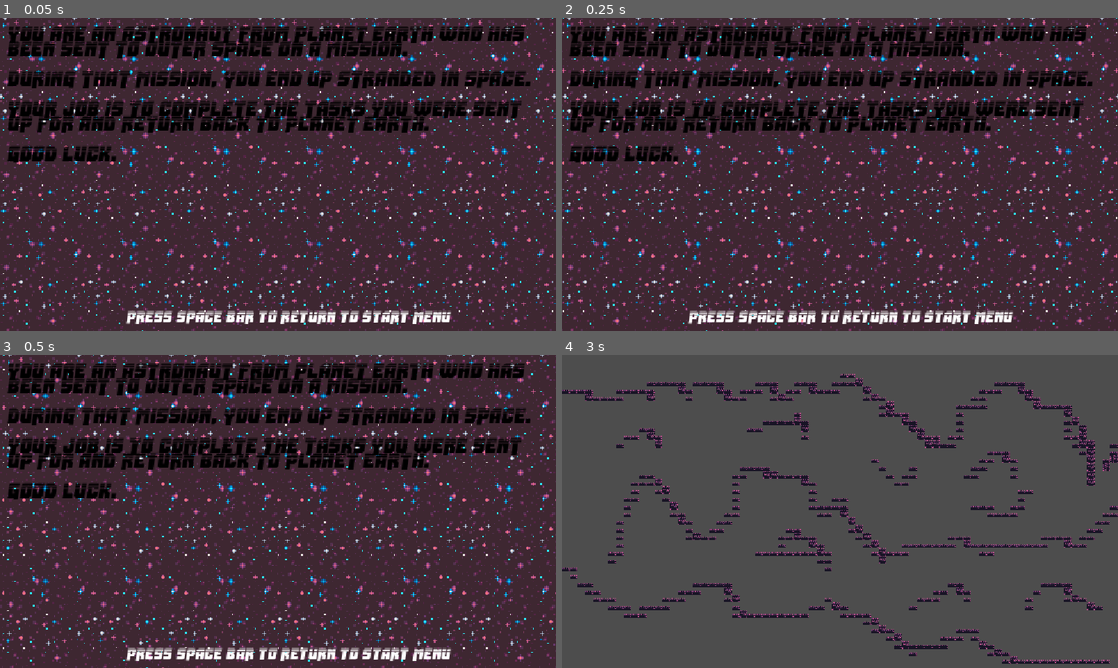
Above: before the commit, frames 1-4 (two rows, left to right).
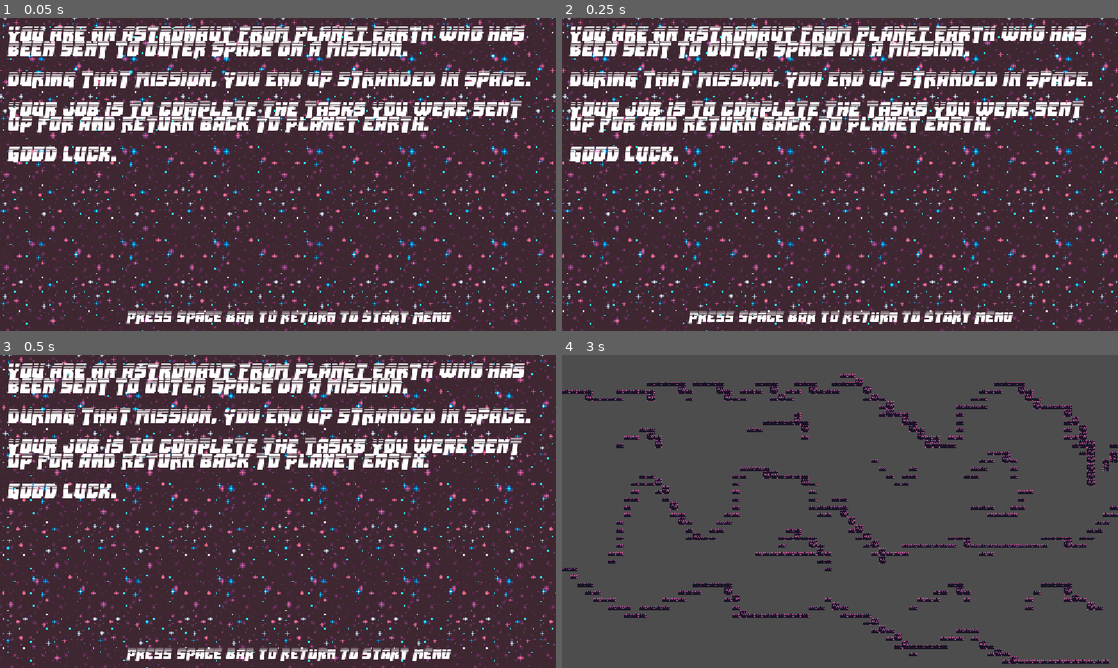
Above: after the commit, the same moments.

Repository: andreacisc/group3-2d-game
Game: Godot game, scene res://Assets/start_menu/game_rules_scene.tscn
The game is run twice, just before and just after one commit, with the same random seed, the same clock (stepped at 60 frames per second) and the same inputs. The project has no main scene, so this scene is started directly.
Inputs:
- Up to frame 1 (0.05 s): no input
- Up to frame 2 (0.25 s): no input
- Up to frame 3 (0.5 s): no input
- Up to frame 4 (3 s): tap Space at 0.5, 2 s; hold D (move_right) 0.53-1.25 s; tap W (jump) at 0.77, 2.27 s; click "GAME RULES" at 1.25 s; hold D (move_right) 2.03-2.75 s; click "START" at 2.75 s

The runs differ from the first frame. In frame 1, 16% of the frame differs, in the area x 1-96%, y 2-98%; in frame 2, 16%; in frame 3, 16%; in frame 4, 1.8%.

Commit message:
created tileset in level 1

Diff:
--- a/our-2d-game/Assets/start_menu/game_rules_scene.tscn
+++ b/our-2d-game/Assets/start_menu/game_rules_scene.tscn
@@ -159,6 +159,7 @@
 texture = ExtResource("2_714xq")
 
 [node name="intructions_to_go_back" type="Label" parent="."]
+texture_filter = 1
 anchors_preset = 7
 anchor_left = 0.5
 anchor_top = 1.0
@@ -176,11 +177,12 @@
 text = "PRESS SPACE BAR TO RETURN TO START MENU"
 
 [node name="Label2" type="Label" parent="."]
+texture_filter = 1
 offset_left = 16.0
 offset_top = 17.0
 offset_right = 1185.0
 offset_bottom = 293.0
-theme_override_colors/font_color = Color(0, 0, 0, 1)
+theme_override_colors/font_color = Color(1, 1, 1, 1)
 theme_override_fonts/font = ExtResource("2_pf1sy")
 theme_override_font_sizes/font_size = 40
 text = "YOU ARE AN ASTRONAUT FROM PLANET EARTH WHO HAS
--- a/our-2d-game/Level 2/level_2_Mohammed.tscn
+++ b/our-2d-game/Level 2/level_2_Mohammed.tscn
@@ -176,6 +176,7 @@
 [node name="Level 2" type="Node2D"]
 
 [node name="TileMap" type="TileMap" parent="."]
+texture_filter = 1
 tile_set = SubResource("TileSet_xjaub")
 format = 2
 layer_0/tile_data = PackedInt32Array(262144, 262144, 4, 262145, 262144, 4, 262146, 262144, 4, 262147, 262144, 4, 327683 …(8674 unchanged characters)…
--- /dev/null
+++ b/our-2d-game/level_1_scene.tscn
@@ -0,0 +1,32 @@
+[gd_scene load_steps=4 format=3 uid="uid://senerjavroxc"]
+
+[ext_resource type="Texture2D" uid="uid://bf5idrmp5agbc" path="res://Assets/astronaut_farm_free/tiles/path.png" id="2_2aviv"]
+
+[sub_resource type="TileSetAtlasSource" id="TileSetAtlasSource_jffak"]
+texture = ExtResource("2_2aviv")
+0:0/0 = 0
+1:0/0 = 0
+2:0/0 = 0
+0:1/0 = 0
+1:1/0 = 0
+2:1/0 = 0
+0:2/0 = 0
+1:2/0 = 0
+2:2/0 = 0
+0:3/0 = 0
+1:3/0 = 0
+2:3/0 = 0
+0:4/0 = 0
+1:4/0 = 0
+2:4/0 = 0
+0:5/0 = 0
+1:5/0 = 0
+2:5/0 = 0
+
+[sub_resource type="TileSet" id="TileSet_d3031"]
+sources/0 = SubResource("TileSetAtlasSource_jffak")
+
+[node name="Level1Scene" type="Node2D"]
+
+[node name="TileMapLayer" type="TileMapLayer" parent="."]
+tile_set = SubResource("TileSet_d3031")
--- a/our-2d-game/project.godot
+++ b/our-2d-game/project.godot
@@ -44,5 +44,6 @@
 
 [rendering]
 
+textures/canvas_textures/default_texture_filter=0
 renderer/rendering_method="gl_compatibility"
 renderer/rendering_method.mobile="gl_compatibility"
Not shown, changed: .DS_Store
